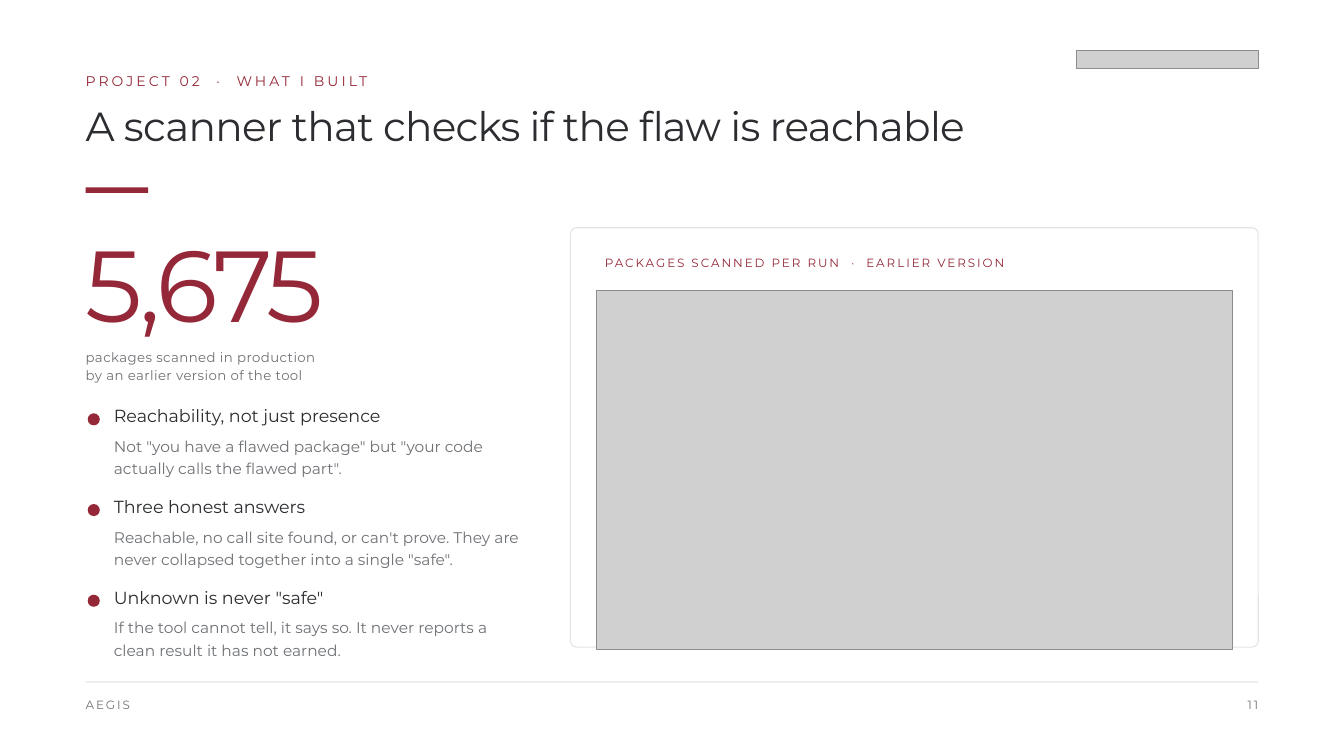
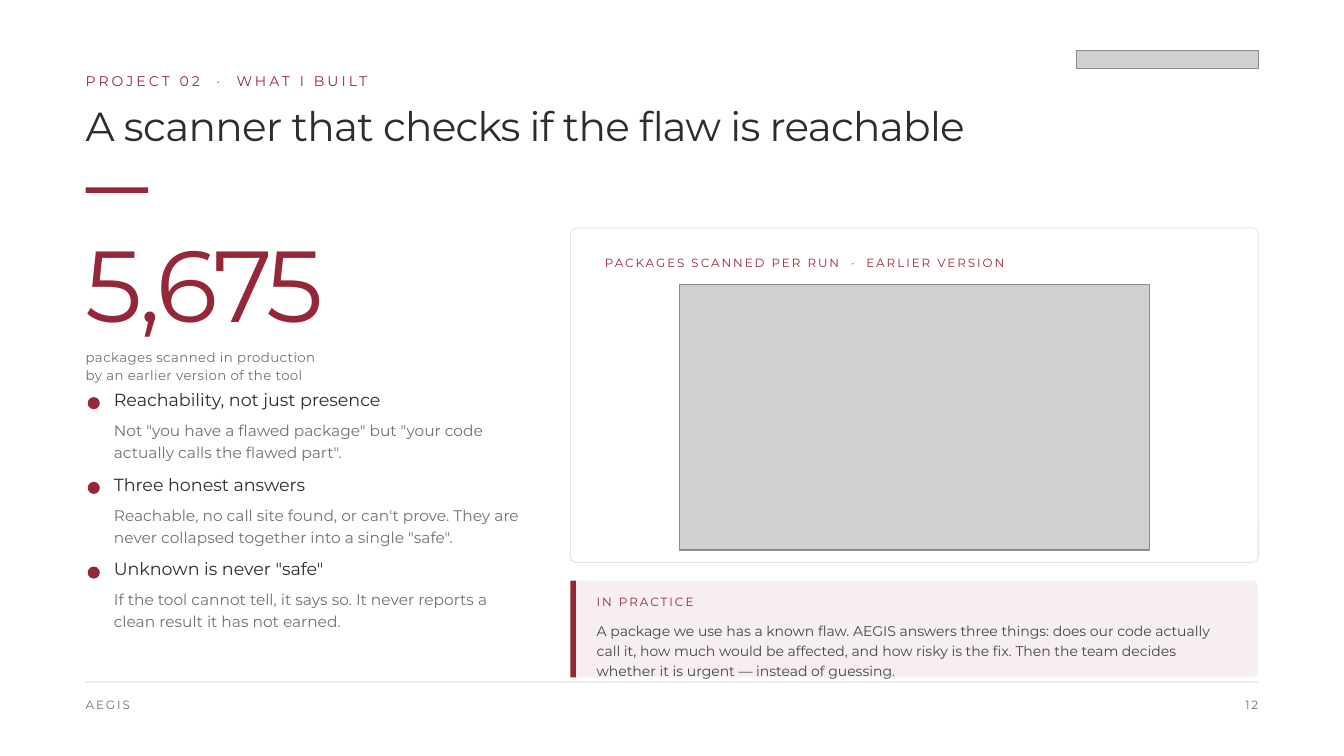
Before and after one commit to Jairmald/ai, a slide deck: slide 12 of out/Internship_Exit_Presentation_Stewart.pptx (slide 11 before the commit). Drawn at 1344x756 pixels with LibreOffice and Linux fonts; fonts in the diff are those of the drawing; grey boxes stand for pictures. Boxes give left, top, right and bottom in pixels: in the first picture for what was removed or moved away, otherwise in the second. Text is boxed around its words. In the diff, an @@ line names an element or a change of style, - is before the commit and + after.

```diff
--- a/out/Internship_Exit_Presentation_Stewart.pptx
+++ b/out/Internship_Exit_Presentation_Stewart.pptx
@@ rounded rectangle: place and size @@
-rounded rectangle at box(571, 228, 1258, 647)
+rounded rectangle at box(571, 228, 1258, 563)
@@ rounded rectangle at box(571, 228, 1258, 563): proportions changed @@
@@ picture: place and size @@
-picture at box(597, 290, 1232, 650)
+picture at box(680, 284, 1149, 551)
@@ 2 texts, 1 ellipse: place and size @@
-2 texts, 1 ellipse at box(88, 409, 483, 477)
+2 texts, 1 ellipse at box(88, 393, 483, 461)
@@ 2 texts, 1 ellipse: place and size @@
-2 texts, 1 ellipse at box(88, 500, 518, 568)
+2 texts, 1 ellipse at box(88, 478, 518, 546)
@@ 2 texts, 1 ellipse: place and size @@
-2 texts, 1 ellipse at box(88, 591, 487, 656)
+2 texts, 1 ellipse at box(88, 562, 487, 627)
@@ rounded rectangle added at box(571, 581, 1258, 678), fill #F6EEF0 @@
@@ rectangle added at box(571, 581, 577, 678), fill #942838 @@
@@ text added at box(597, 597, 694, 606), 8.5 pt, text #942838 @@
+IN PRACTICE
@@ text added at box(597, 625, 1210, 679), 10 pt, text #43464A @@
+A package we use has a known flaw. AEGIS answers three things: does our code actually call it, how much would be affected, and how risky is the fix. Then the team decides whether it is urgent — instead of guessing.
@@ text at box(1245, 700, 1258, 709): text changed @@
-11
+12
```
Also in this commit, not shown: 20 other slides changed, 1 slide added, 9 other files.
